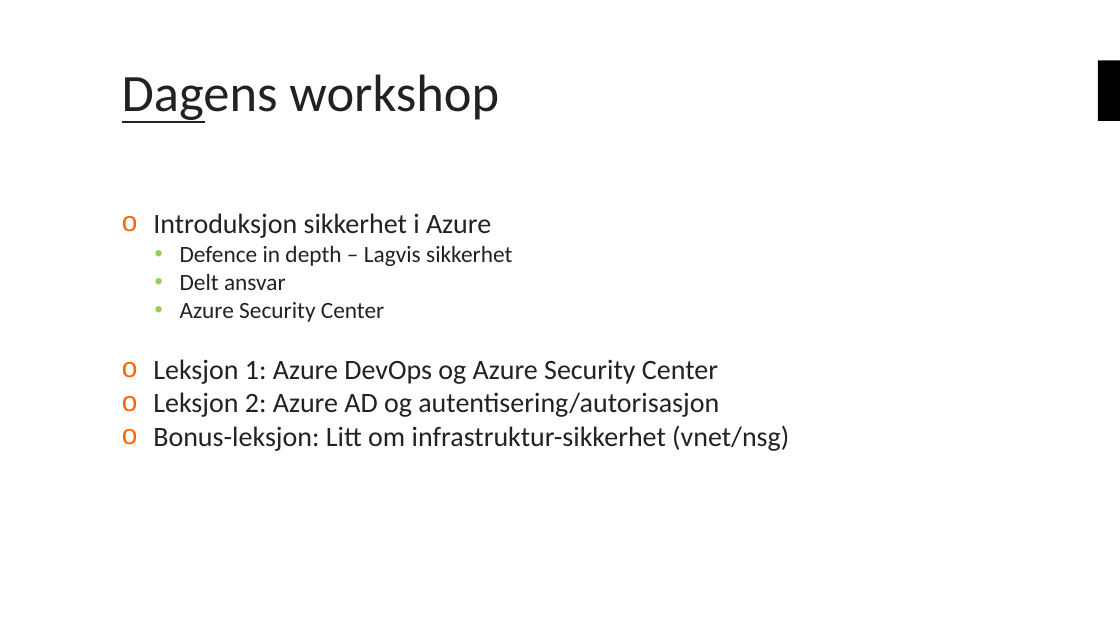
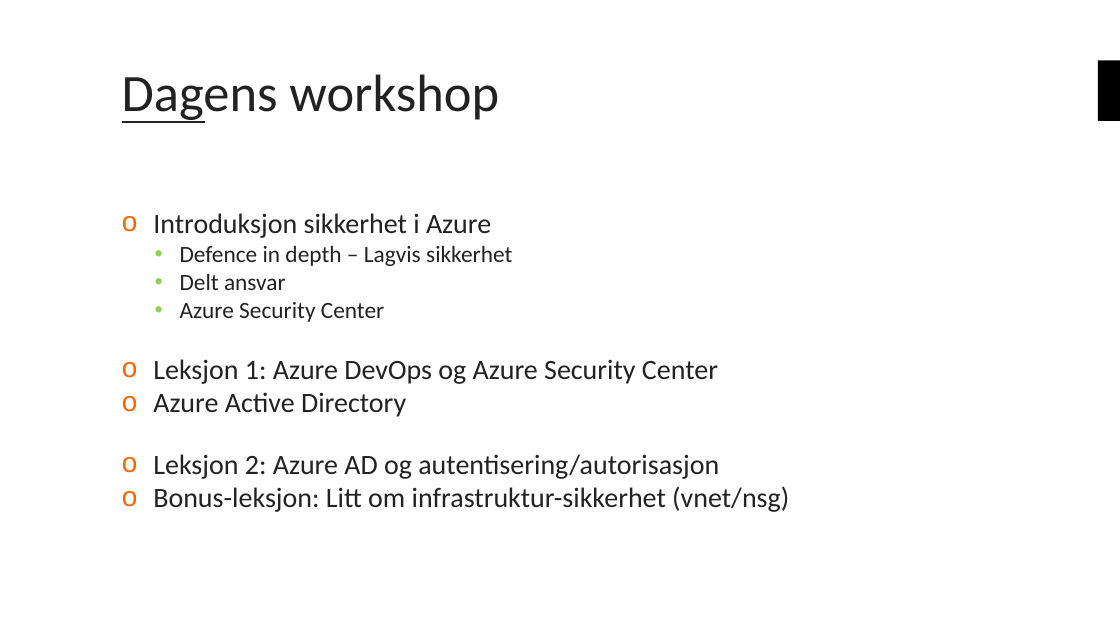
Before and after one commit to bouvet/azure-workshops, a slide deck: slide 4 of Workshop_3/Presentasjon/Azureskolen-Workshop#3.pptx. Drawn at 1120x630 pixels with LibreOffice and Linux fonts; fonts in the diff are those of the drawing; background and template pictures are left out. Boxes give left, top, right and bottom in pixels: in the first picture for what was removed or moved away, otherwise in the second. Text is boxed around its words. In the diff, an @@ line names an element or a change of style, - is before the commit and + after.

```diff
--- a/Workshop_3/Presentasjon/Azureskolen-Workshop#3.pptx
+++ b/Workshop_3/Presentasjon/Azureskolen-Workshop#3.pptx
@@ text at (153, 392, 406, 417): paragraph added @@
+o Azure Active Directory
```
Also in this commit, not shown: 7 other slides changed.
